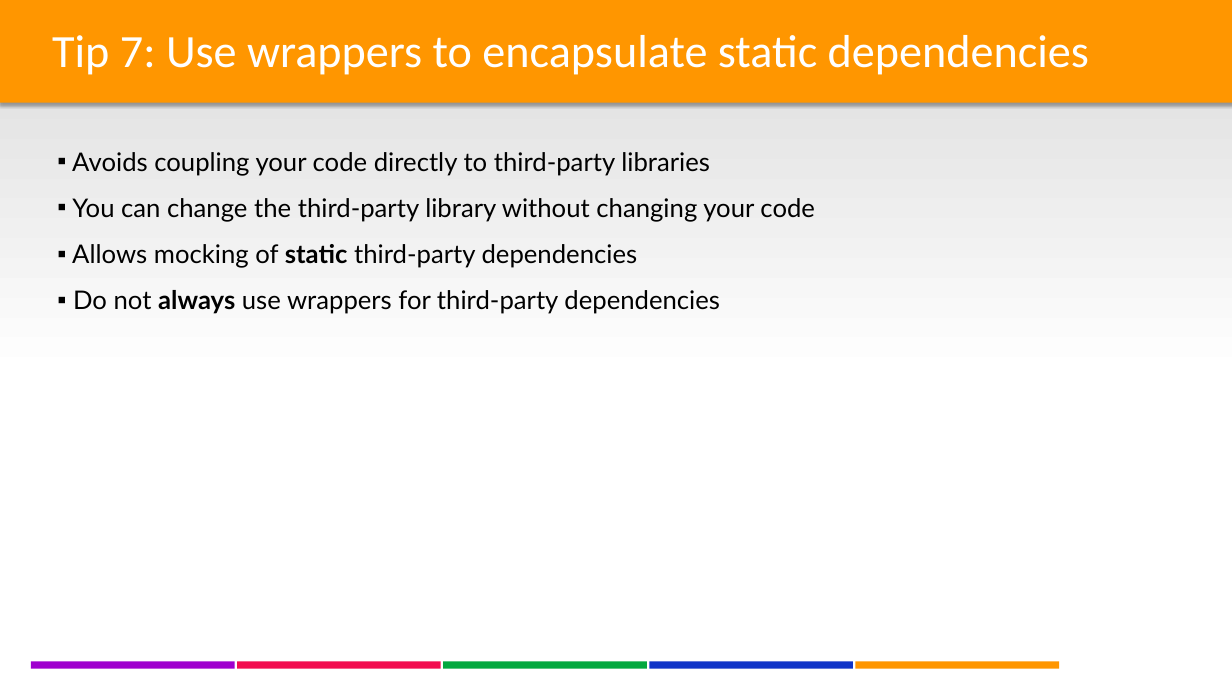
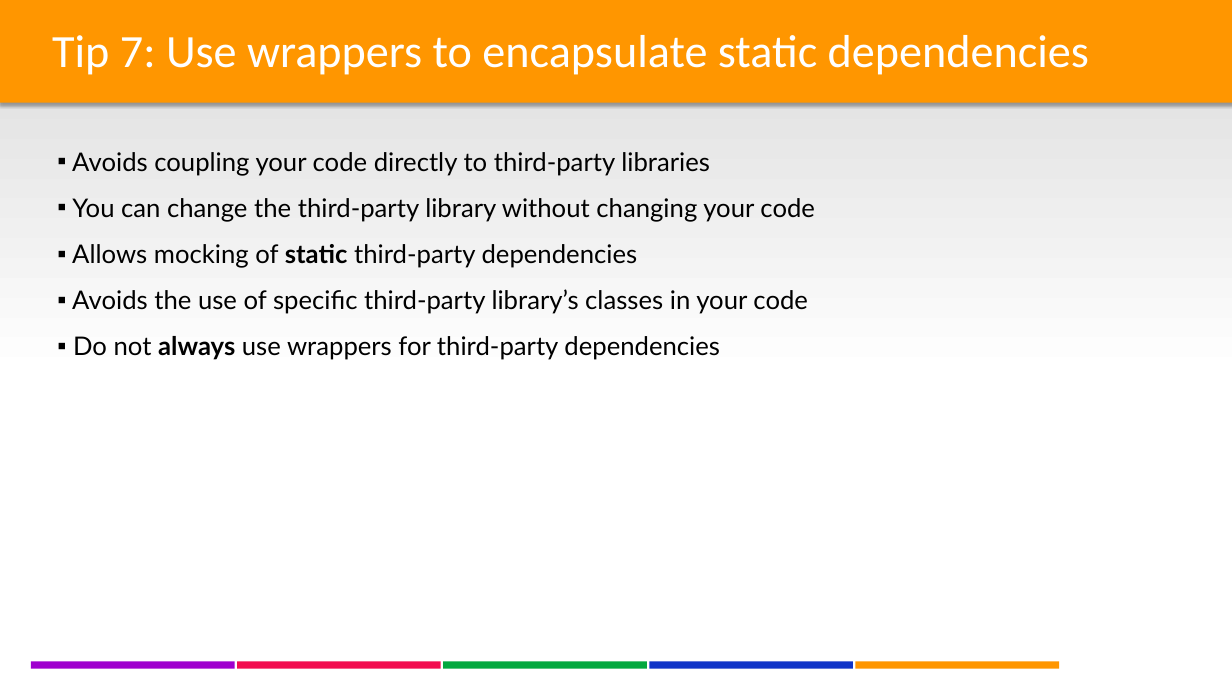
Before and after one commit to lgoldin/TestOrientedDevelopment, a slide deck: slide 11 of DesigningTestableApplications.pptx. Drawn at 1232x693 pixels with LibreOffice and Linux fonts; fonts in the diff are those of the drawing; background and template pictures are left out. Boxes give left, top, right and bottom in pixels: in the first picture for what was removed or moved away, otherwise in the second. Text is boxed around its words. In the diff, an @@ line names an element or a change of style, - is before the commit and + after.

Commit message:
Actualización PPT + Código

```diff
--- a/DesigningTestableApplications.pptx
+++ b/DesigningTestableApplications.pptx
@@ text at <box>72,289,808,314</box>: paragraph added @@
+  ▪ Avoids the use of specific third-party library’s classes in your code
```
Also in this commit, not shown: 7 other files.
